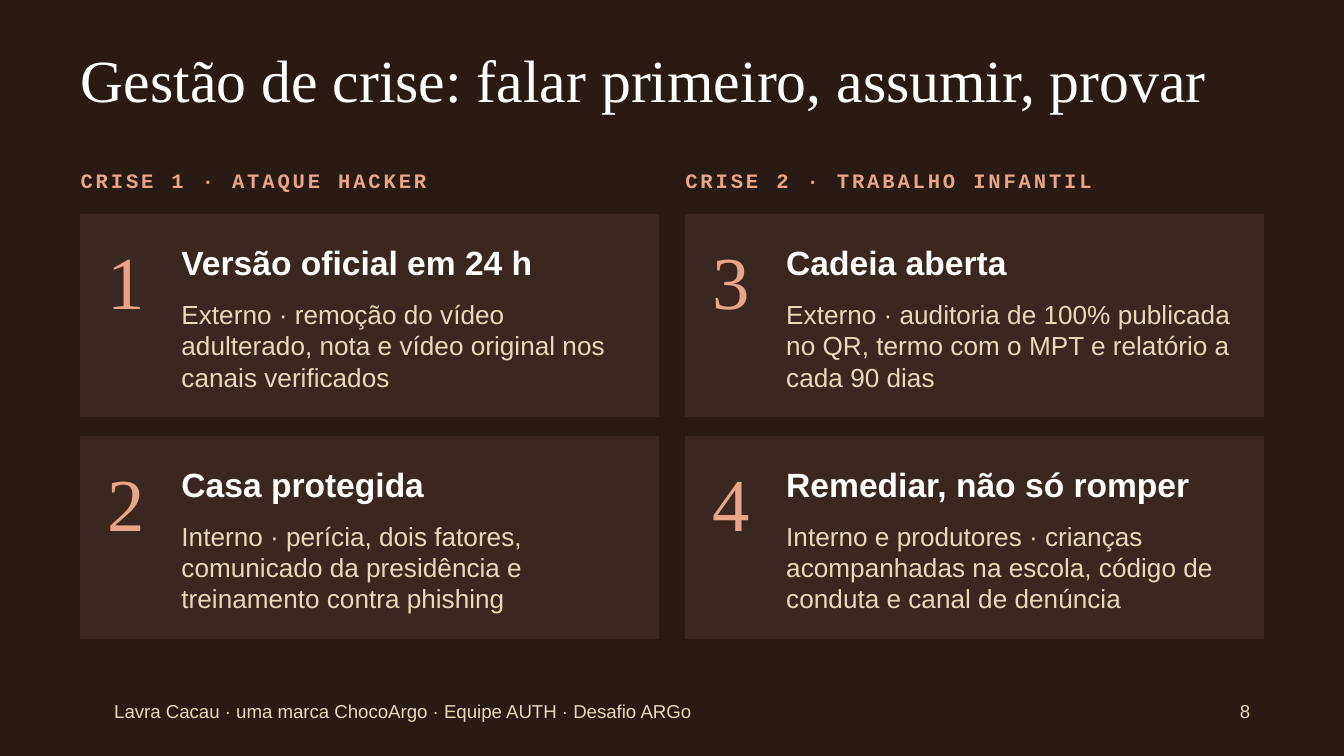
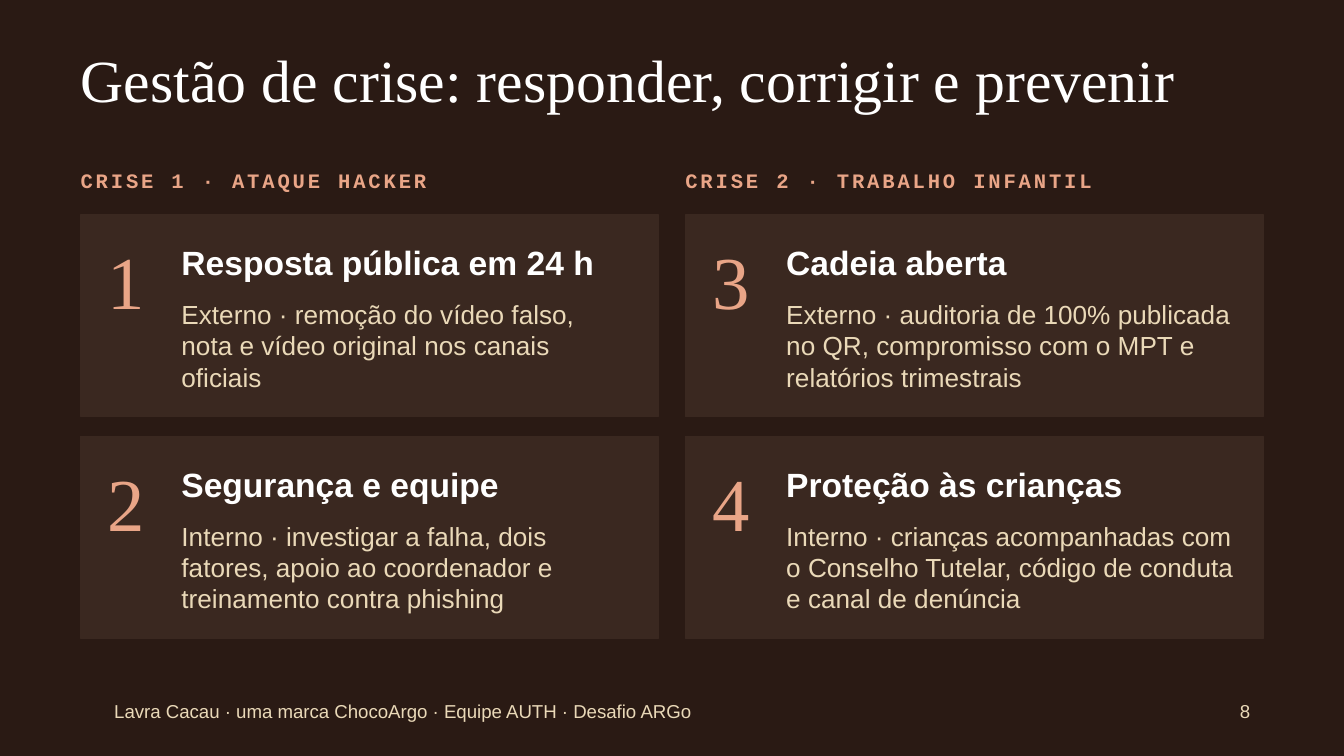
Before and after one commit to Equipe-Auth/auth-portfolio, a slide deck: slide 8 of lavra/Lavra-Cacau-Apresentacao-AUTH.pptx. Drawn at 1344x756 pixels with LibreOffice and Linux fonts; fonts in the diff are those of the drawing; background and template pictures are left out. Boxes give left, top, right and bottom in pixels: in the first picture for what was removed or moved away, otherwise in the second. Text is boxed around its words. In the diff, an @@ line names an element or a change of style, - is before the commit and + after.

```diff
--- a/lavra/Lavra-Cacau-Apresentacao-AUTH.pptx
+++ b/lavra/Lavra-Cacau-Apresentacao-AUTH.pptx
@@ title at <box>81,60,1174,114</box>: text changed @@
-Gestão de crise: falar primeiro, assumir, provar
+Gestão de crise: responder, corrigir e prevenir
@@ text at <box>181,250,593,281</box>: text changed @@
-Versão oficial em 24 h
+Resposta pública em 24 h
@@ text at <box>181,304,573,388</box>: text changed @@
-Externo · remoção do vídeo adulterado, nota e vídeo original nos canais verificados
+Externo · remoção do vídeo falso, nota e vídeo original nos canais oficiais
@@ text at <box>786,305,1230,388</box>: text changed @@
-Externo · auditoria de 100% publicada no QR, termo com o MPT e relatório a cada 90 dias
+Externo · auditoria de 100% publicada no QR, compromisso com o MPT e relatórios trimestrais
@@ text at <box>181,472,498,503</box>: text changed @@
-Casa protegida
+Segurança e equipe
@@ text at <box>786,472,1122,503</box>: text changed @@
-Remediar, não só romper
+Proteção às crianças
@@ text at <box>181,527,553,614</box>: text changed @@
-Interno · perícia, dois fatores, comunicado da presidência e treinamento contra phishing
+Interno · investigar a falha, dois fatores, apoio ao coordenador e treinamento contra phishing
@@ text at <box>786,527,1233,608</box>: text changed @@
-Interno e produtores · crianças acompanhadas na escola, código de conduta e canal de denúncia
+Interno · crianças acompanhadas com o Conselho Tutelar, código de conduta e canal de denúncia
```
Also in this commit, not shown: 5 other slides changed, 2 other files.
